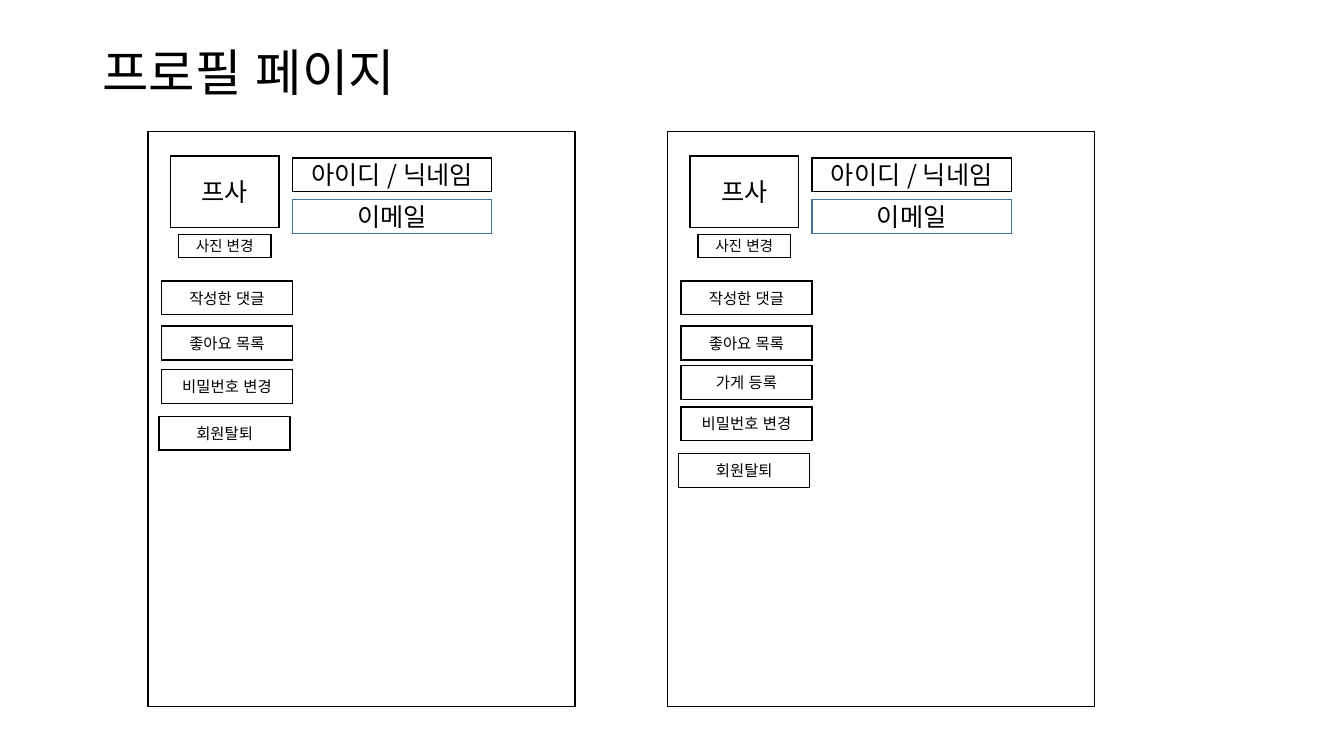
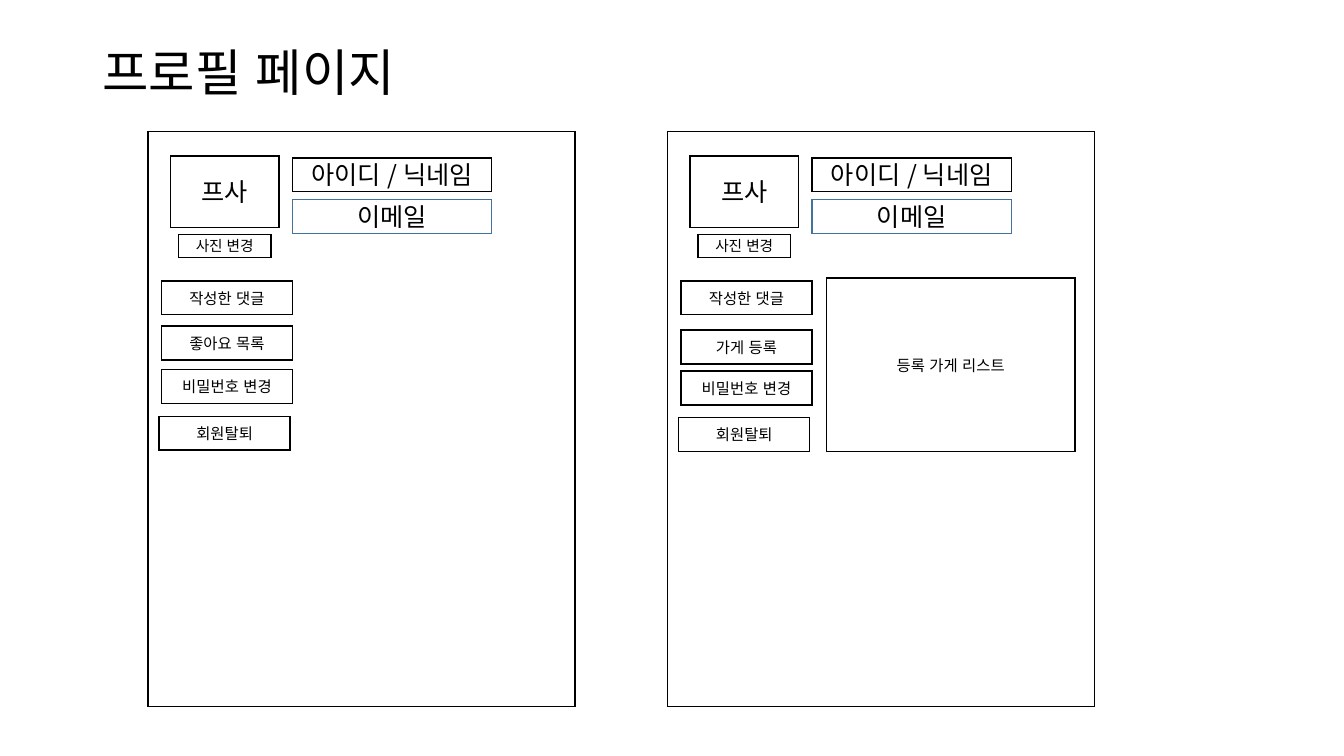
Before and after one commit to Shrimp-Square/Season_dinning-Project, a slide deck: slide 4 of Document/모델관계도&페이지구성.pptx. Drawn at 1344x756 pixels with LibreOffice and Linux fonts; fonts in the diff are those of the drawing. Boxes give left, top, right and bottom in pixels: in the first picture for what was removed or moved away, otherwise in the second. Text is boxed around its words. In the diff, an @@ line names an element or a change of style, - is before the commit and + after.

Commit message:
모델관계도&페이지구성.pptx 사업자 프로필 페이지 수정

```diff
--- a/Document/모델관계도&페이지구성.pptx
+++ b/Document/모델관계도&페이지구성.pptx
@@ rectangle added at <box>827,278,1075,452</box>, outline #000000 1 pt, 11 pt, text #000000 @@
+등록 가게 리스트
@@ rectangle removed at <box>682,326,813,360</box> @@
-좋아요 목록
@@ 3 rectangles: place and size @@
-3 rectangles at <box>679,366,813,488</box>
+3 rectangles at <box>679,330,813,453</box>
```
Also in this commit, not shown: 2 other slides changed.
